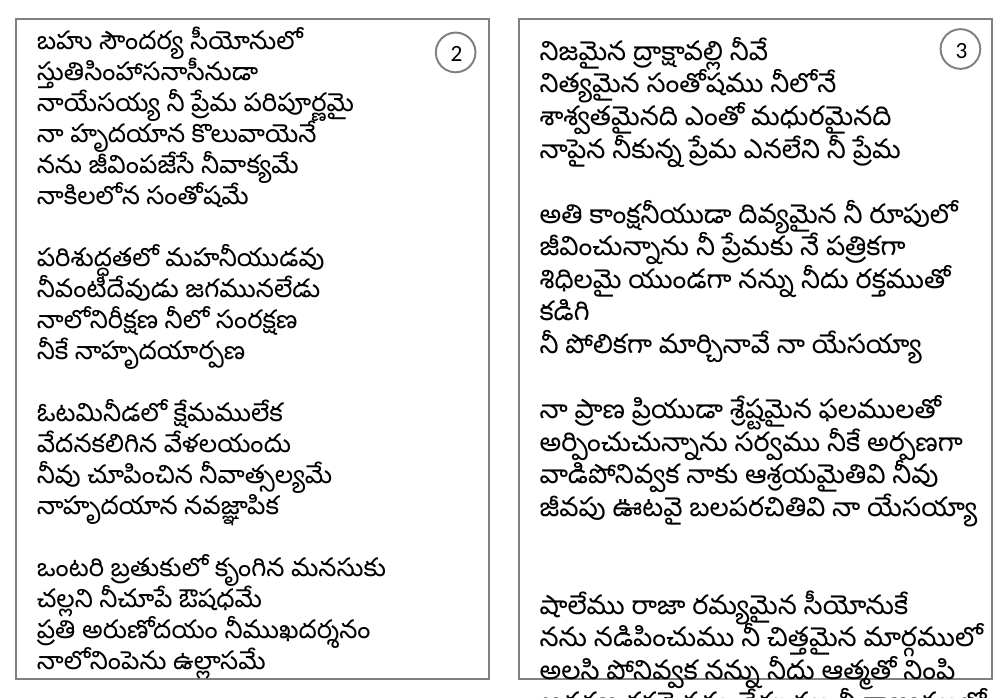
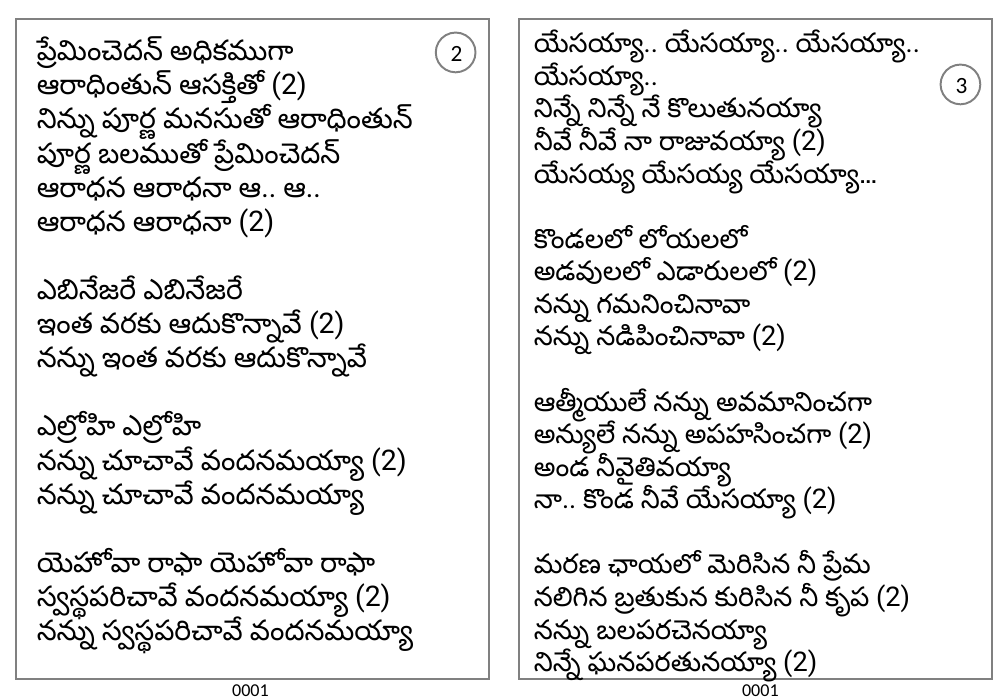
Before and after one commit to venu-webdev/songsDb, a slide deck: slide 2 of songsTemplate.pptx. Drawn at 1008x698 pixels with LibreOffice and Linux fonts; fonts in the diff are those of the drawing. Boxes give left, top, right and bottom in pixels: in the first picture for what was removed or moved away, otherwise in the second. Text is boxed around its words. In the diff, an @@ line names an element or a change of style, - is before the commit and + after.

```diff
--- a/songsTemplate.pptx
+++ b/songsTemplate.pptx
@@ text at [37,39,413,653]: text changed; size 20 to 22 pt @@
-బహు సౌందర్య సీయోనులో
-స్తుతిసింహాసనాసీనుడా
-నాయేసయ్య నీ ప్రేమ పరిపూర్ణమై
-నా హృదయాన కొలువాయెనే
-నను జీవింపజేసే నీవాక్యమే
-నాకిలలోన సంతోషమే
-పరిశుద్ధతలో మహనీయుడవు
-నీవంటిదేవుడు జగమునలేడు
-నాలోనిరీక్షణ నీలో సంరక్షణ
-నీకే నాహృదయార్పణ
-ఓటమినీడలో క్షేమములేక
-వేదనకలిగిన వేళలయందు
-నీవు చూపించిన నీవాత్సల్యమే
-నాహృదయాన నవజ్ఞాపిక
-ఒంటరి బ్రతుకులో కృంగిన మనసుకు
-చల్లని నీచూపే ఔషధమే
-ప్రతి అరుణోదయం నీముఖదర్శనం
-నాలోనింపెను ఉల్లాసమే
+ప్రేమించెదన్ అధికముగా
+ఆరాధింతున్ ఆసక్తితో (2)
+నిన్ను పూర్ణ మనసుతో ఆరాధింతున్
+పూర్ణ బలముతో ప్రేమించెదన్
+ఆరాధన ఆరాధనా ఆ.. ఆ..
+ఆరాధన ఆరాధనా (2)
+ఎబినేజరే ఎబినేజరే
+ఇంత వరకు ఆదుకొన్నావే (2)
+నన్ను ఇంత వరకు ఆదుకొన్నావే
+ఎల్రోహి ఎల్రోహి
+నన్ను చూచావే వందనమయ్యా (2)
+నన్ను చూచావే వందనమయ్యా
+యెహోవా రాఫా యెహోవా రాఫా
+స్వస్థపరిచావే వందనమయ్యా (2)
+నన్ను స్వస్థపరిచావే వందనమయ్యా
@@ text at [534,32,920,651]: text changed @@
-నిజమైన ద్రాక్షావల్లి నీవే
-నిత్యమైన సంతోషము నీలోనే
-శాశ్వతమైనది ఎంతో మధురమైనది
-నాపైన నీకున్న ప్రేమ ఎనలేని నీ ప్రేమ
-అతి కాంక్షనీయుడా దివ్యమైన నీ రూపులో
-జీవించున్నాను నీ ప్రేమకు నే పత్రికగా
-శిధిలమై యుండగా నన్ను నీదు రక్తముతో కడిగి
-నీ పోలికగా మార్చినావే నా యేసయ్యా
-నా ప్రాణ ప్రియుడా శ్రేష్టమైన ఫలములతో
-అర్పించుచున్నాను సర్వము నీకే అర్పణగా
-వాడిపోనివ్వక నాకు ఆశ్రయమైతివి నీవు
-జీవపు ఊటవై బలపరచితివి నా యేసయ్యా
-షాలేము రాజా రమ్యమైన సీయోనుకే
-నను నడిపించుము నీ చిత్తమైన మార్గములో
-అలసి పోనివ్వక నన్ను నీదు ఆత్మతో నింపి
-ఆదరణ కర్తవై నను చేర్చుము నీ రాజ్యములో
+యేసయ్యా.. యేసయ్యా.. యేసయ్యా.. యేసయ్యా..
+నిన్నే నిన్నే నే కొలుతునయ్యా
+నీవే నీవే నా రాజువయ్యా (2)
+యేసయ్య యేసయ్య యేసయ్యా…
+కొండలలో లోయలలో
+అడవులలో ఎడారులలో (2)
+నన్ను గమనించినావా
+నన్ను నడిపించినావా (2)
+ఆత్మీయులే నన్ను అవమానించగా
+అన్యులే నన్ను అపహసించగా (2)
+అండ నీవైతివయ్యా
+నా.. కొండ నీవే యేసయ్యా (2)
+మరణ ఛాయలో మెరిసిన నీ ప్రేమ
+నలిగిన బ్రతుకున కురిసిన నీ కృప (2)
+నన్ను బలపరచెనయ్యా
+నిన్నే ఘనపరతునయ్యా (2)
@@ ellipse "3": place and size @@
-ellipse "3" at [941,29,981,69]
+ellipse "3" at [941,64,981,104]
@@ text added at [232,684,269,696], 14 pt, text #000000 @@
+0001
@@ text added at [742,684,779,696], 14 pt, text #000000 @@
+0001
```
Also in this commit, not shown: 1 other slide changed, 6 other files.
